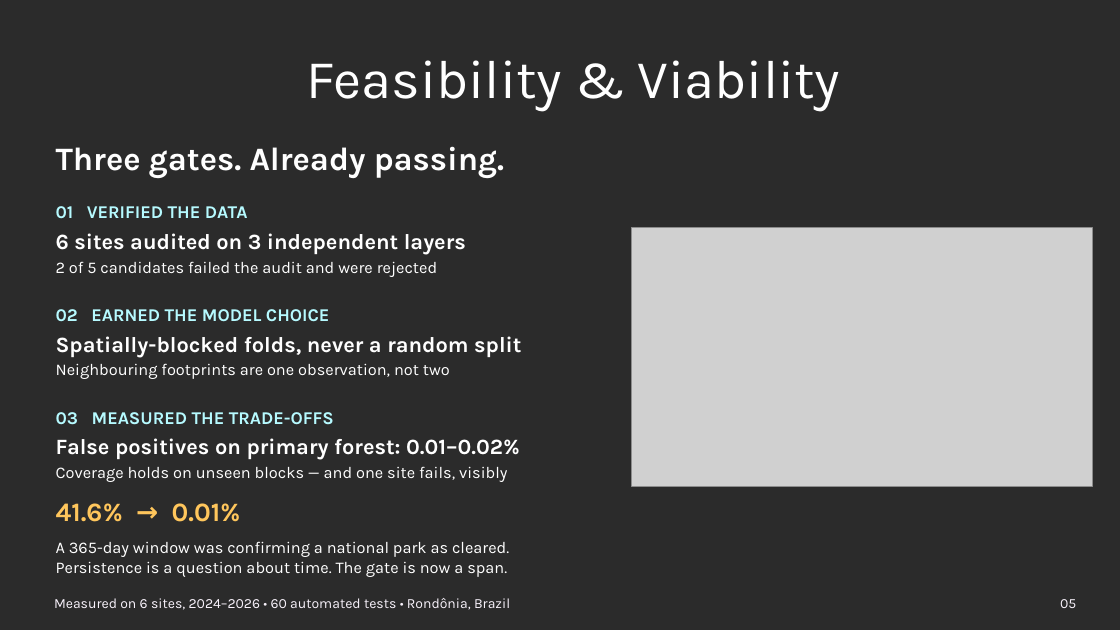
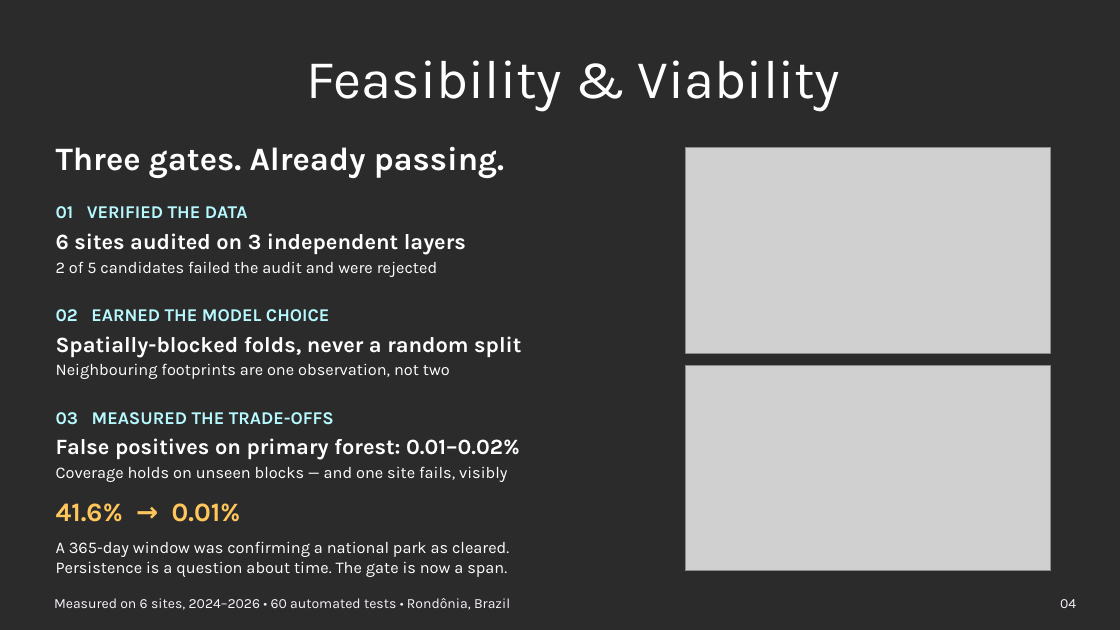
Before and after one commit to varadharajanv0310/SylvaSense, a slide deck: slide 4 of Order_of_One_ORION1.0_v2.pptx (slide 5 before the commit). Drawn at 1120x630 pixels with LibreOffice and Linux fonts; fonts in the diff are those of the drawing; grey boxes stand for pictures; background and template pictures are left out; a plain dark background stands for a picture behind light text. Boxes give left, top, right and bottom in pixels: in the first picture for what was removed or moved away, otherwise in the second. Text is boxed around its words. In the diff, an @@ line names an element or a change of style, - is before the commit and + after.

```diff
--- a/Order_of_One_ORION1.0_v2.pptx
+++ b/Order_of_One_ORION1.0_v2.pptx
@@ picture: place and size @@
-picture at bbox=[632, 227, 1092, 486]
+picture at bbox=[686, 148, 1051, 353]
@@ picture added at bbox=[686, 365, 1051, 571] @@
@@ text at bbox=[1060, 599, 1076, 608]: text changed @@
-05
+04
```
Also in this commit, not shown: 5 other slides changed, 2 slides removed, 2 other files.
